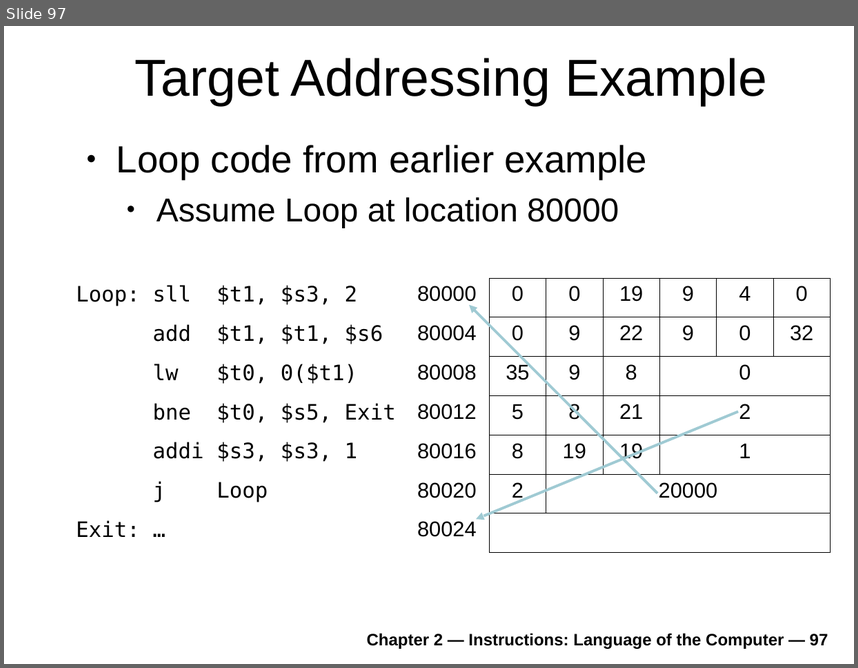
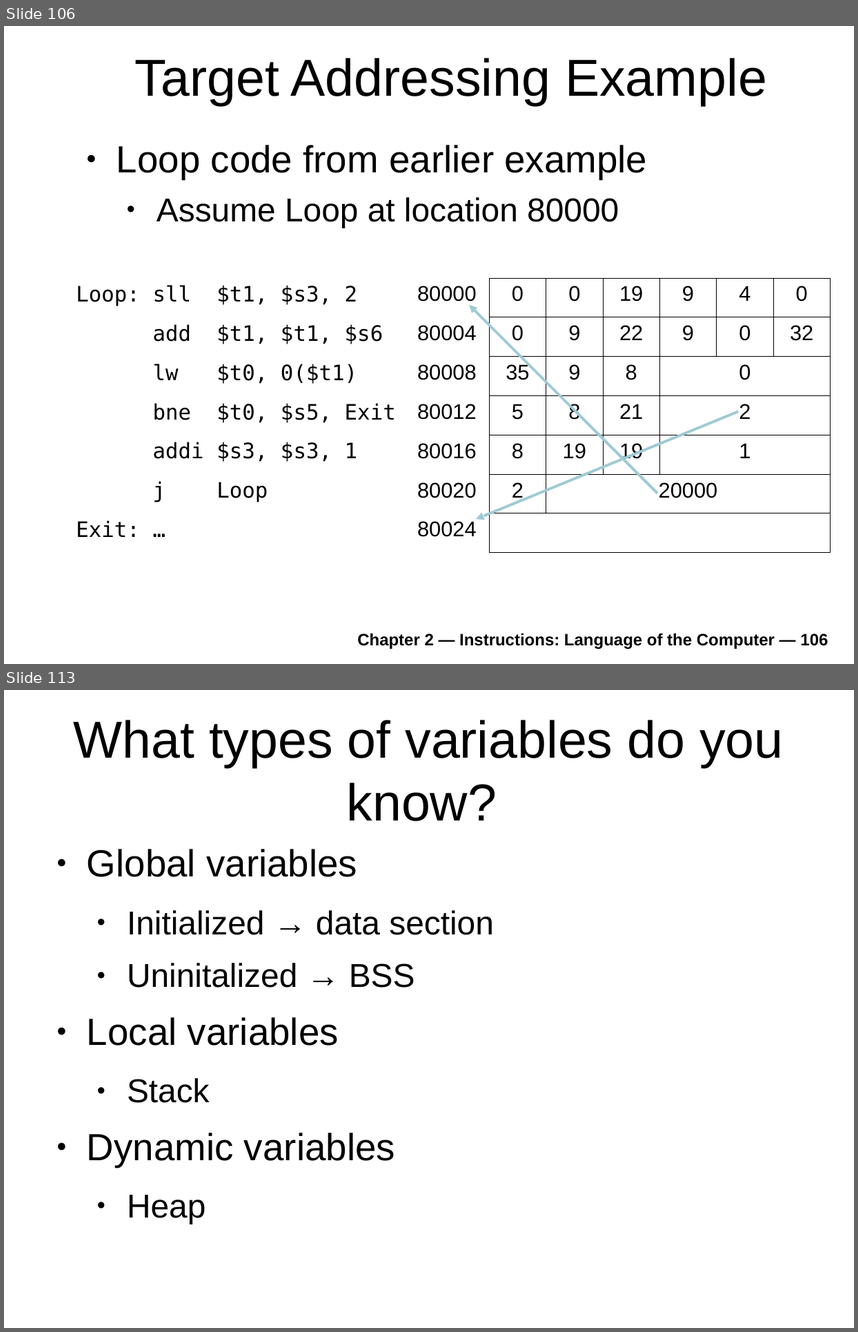
Before and after one commit to antonburtsev/cs3810, a slide deck: lectures/lecture04-mips/lecture-04-mips.odp. Shown one above the other, each under a label of ours: slide 97 before the commit, slides 106 and 113 after it; the slides between them are not shown. The pictures are 858x668 and 858x1332 pixels, drawn with LibreOffice and Linux fonts; fonts in the diff are those of the drawing. Boxes give left, top, right and bottom in pixels: in the first picture for what was removed or moved away, otherwise in the second. Text is boxed around its words. In the diff, an @@ line names an element or a change of style, - is before the commit and + after.

```diff
--- a/lectures/lecture04-mips/lecture-04-mips.odp
+++ b/lectures/lecture04-mips/lecture-04-mips.odp
@@ slide 113 added at box(4, 690, 854, 1328), background #FFFFFF @@
@@ title added at box(74, 720, 783, 821), 44 pt, text #000000 @@
+What types of variables do you know?
@@ text added at box(87, 849, 494, 1223), 28 pt, text #000000 @@
+● Global variables
+  ● Initialized → data section
+  ● Uninitalized → BSS
+● Local variables
+  ● Stack
+● Dynamic variables
+  ● Heap
@@ what was slide 97 is now slide 106 @@
@@ text at box(357, 633, 828, 648): text changed @@
-Chapter 2 — Instructions: Language of the Computer — 97
+Chapter 2 — Instructions: Language of the Computer — 106
```
Also in this commit, not shown: 1 slide changed, 28 other slides added, 1 slide removed, 1 other file.
